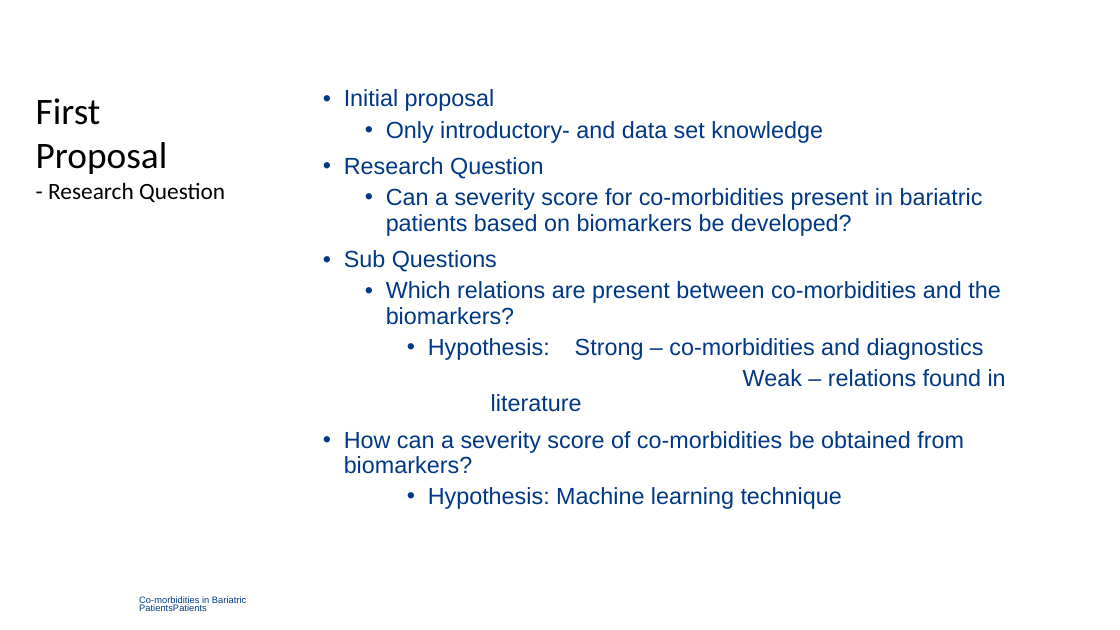
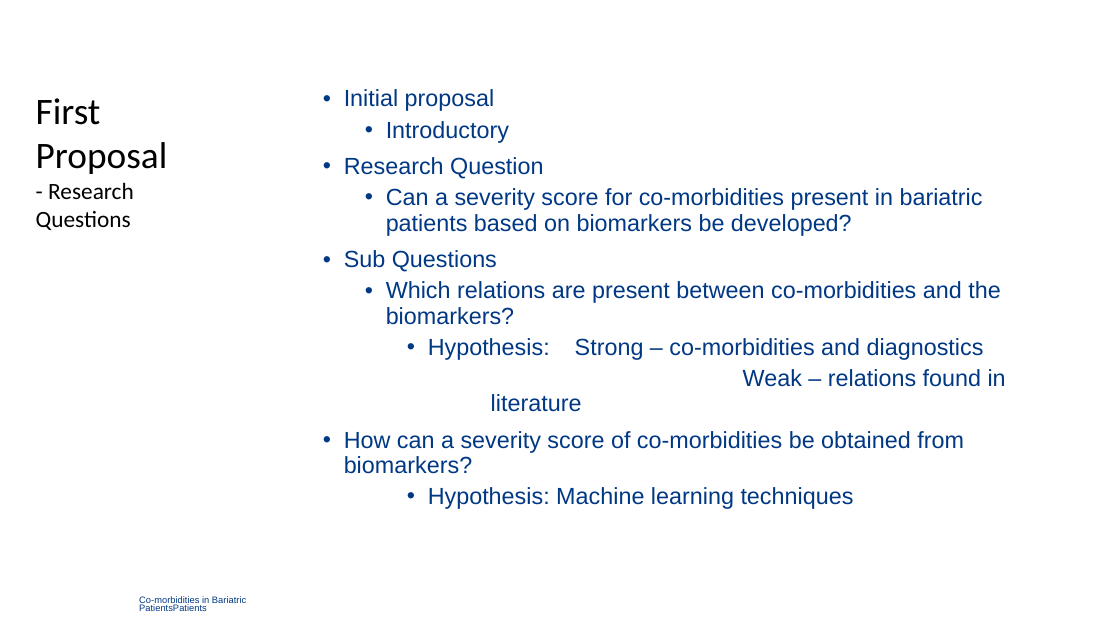
Before and after one commit to TimBeishuizen/GraduationFilesGithub, a slide deck: slide 8 of A Computational Biology Framework.ppt. Drawn at 1120x630 pixels with LibreOffice and Linux fonts; fonts in the diff are those of the drawing; background and template pictures are left out. Boxes give left, top, right and bottom in pixels: in the first picture for what was removed or moved away, otherwise in the second. Text is boxed around its words. In the diff, an @@ line names an element or a change of style, - is before the commit and + after.

Commit message:
Added small changes to presentation

```diff
--- a/A Computational Biology Framework.ppt
+++ b/A Computational Biology Framework.ppt
@@ text at [386, 121, 509, 143]: text changed @@
-  • Only introductory- and data set knowledge
+  • Introductory
@@ text at [36, 182, 134, 230]: text changed @@
-- Research Question
+- Research Questions
@@ text at [428, 487, 854, 509]: text changed @@
-    • Hypothesis: Machine learning technique
+    • Hypothesis: Machine learning techniques
```
Also in this commit, not shown: 3 other slides changed.
